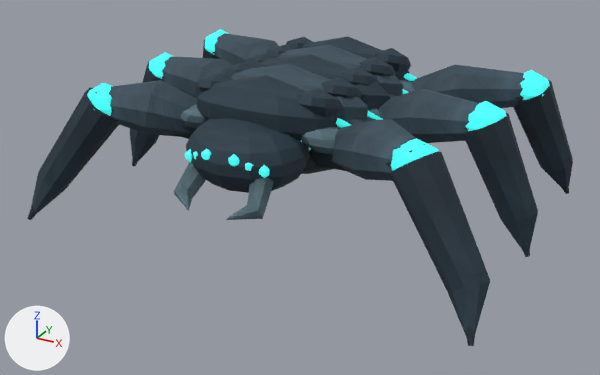
Before and after pictures for a commit that changed the glTF model art/models/crawler_static.glb.
One viewpoint serves both versions: a 50 mm camera at (1.52, -2.86, 1.51) aimed at (0.03, -0.14, 0.15). Every picture has the same lights, and +X, +Y and +Z are marked at lower left. The older version comes first. Where no turn or scale is listed for an object, it has been applied to the vertices. Vertices at exactly the same position are counted once.

Names of what the first picture shows: 'CarapacePlates', 'HeadPivotPlates', 'Hip_L0Plates', 'Hip_L1Plates', 'Hip_L2Plates', 'Hip_R0Plates', 'Hip_R1Plates', 'Hip_R2Plates'.
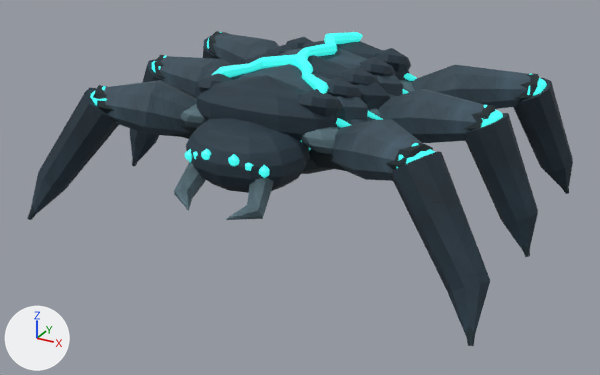
Pixel boxes (x1, y1, x2, y2) of what changed, in the pictures (600 x 375 px; the box of a moved part takes in the faces that stretch with it):
'CarapacePlates', reshaped: before (181, 37, 417, 174); after (181, 32, 417, 174)
'Hip_L1Plates', reshaped: before (130, 52, 233, 166); after (130, 55, 231, 166)
'Hip_L0Plates', reshaped: before (203, 29, 279, 65); after (203, 31, 279, 65)
part 1 of me_carapace_armor, added (cyan): after (212, 54, 329, 94)
part 2 of me_carapace_armor, added (cyan): after (297, 32, 363, 59)
part 3 of me_hip_l0_armor, moved or reshaped: before (205, 29, 229, 54); after (207, 32, 222, 49)
part 4 of me_hip_l1_armor, moved or reshaped: before (149, 52, 174, 79); after (152, 55, 166, 72)
part 5 of me_hip_l2_armor, moved or reshaped: before (87, 83, 113, 116); after (90, 86, 107, 106)
part 6 of me_hip_r0_armor, moved or reshaped: before (520, 70, 550, 100); after (527, 73, 547, 96)
part 7 of me_hip_r1_armor, moved or reshaped: before (466, 101, 506, 131); after (481, 105, 503, 127)
part 8 of me_hip_r2_armor, moved or reshaped: before (391, 138, 439, 171); after (396, 143, 435, 168)

Diff of the bpy script that builds the scene:
```diff
--- a/art/models/crawler_static.glb.py
+++ b/art/models/crawler_static.glb.py
@@ me_carapace_armor @@
-me_carapace_armor.from_pydata(...)  # 2026 vertices, 3888 faces; spans x -0.369..0.373, y -0.525..0.544, z 0.2..0.666
+me_carapace_armor.from_pydata(...)  # 2137 vertices, 4100 faces; spans x -0.369..0.373, y -0.525..0.544, z 0.2..0.701
+# me_carapace_armor part 1: a new loose piece of 69 vertices spanning x -0.252..0.252, y -0.397..-0.109, z 0.605..0.698, in mat_luminous_seam (cyan #35d8d0, glowing cyan #31c9c2)
+# me_carapace_armor part 2: a new loose piece of 42 vertices spanning x -0.053..0.072, y -0.137..0.482, z 0.635..0.701, in mat_luminous_seam (cyan #35d8d0, glowing cyan #31c9c2)
 me_carapace_armor.materials.append(mat_painted_mineral_armor)
@@ me_hip_l0_armor @@
 me_hip_l0_armor.from_pydata(...)  # 134 vertices, 252 faces; spans x -0.728..0.027, y -0.078..0.348, z -0.412..0.169
+# me_hip_l0_armor part 3: the loose piece of 45 vertices spanning x -0.615..-0.44, y 0.094..0.266, z -0.003..0.163 is scaled about its middle by (0.867, 0.839, 0.831)
 me_hip_l0_armor.materials.append(mat_painted_mineral_armor)
@@ me_hip_l1_armor @@
 me_hip_l1_armor.from_pydata(...)  # 134 vertices, 252 faces; spans x -0.726..0.014, y -0.124..0.124, z -0.411..0.169
+# me_hip_l1_armor part 4: the loose piece of 45 vertices spanning x -0.578..-0.403, y -0.086..0.086, z -0.003..0.163 is scaled about its middle by (0.867, 0.839, 0.831)
 me_hip_l1_armor.materials.append(mat_painted_mineral_armor)
@@ me_hip_l2_armor @@
 me_hip_l2_armor.from_pydata(...)  # 134 vertices, 252 faces; spans x -0.723..0.033, y -0.387..0.075, z -0.413..0.168
+# me_hip_l2_armor part 5: the loose piece of 45 vertices spanning x -0.501..-0.327, y -0.266..-0.094, z -0.003..0.163 is scaled about its middle by (0.867, 0.839, 0.831)
 me_hip_l2_armor.materials.append(mat_painted_mineral_armor)
@@ me_hip_r0_armor @@
 me_hip_r0_armor.from_pydata(...)  # 134 vertices, 252 faces; spans x -0.027..0.728, y -0.078..0.348, z -0.412..0.169
+# me_hip_r0_armor part 6: the loose piece of 45 vertices spanning x 0.445..0.62, y 0.094..0.266, z -0.003..0.163 is scaled about its middle by (0.867, 0.839, 0.831)
 me_hip_r0_armor.materials.append(mat_painted_mineral_armor)
@@ me_hip_r1_armor @@
 me_hip_r1_armor.from_pydata(...)  # 134 vertices, 252 faces; spans x -0.014..0.726, y -0.124..0.124, z -0.411..0.169
+# me_hip_r1_armor part 7: the loose piece of 45 vertices spanning x 0.409..0.583, y -0.086..0.086, z -0.003..0.163 is scaled about its middle by (0.867, 0.839, 0.831)
 me_hip_r1_armor.materials.append(mat_painted_mineral_armor)
@@ me_hip_r2_armor @@
 me_hip_r2_armor.from_pydata(...)  # 134 vertices, 252 faces; spans x -0.033..0.723, y -0.387..0.075, z -0.413..0.168
+# me_hip_r2_armor part 8: the loose piece of 45 vertices spanning x 0.332..0.507, y -0.266..-0.094, z -0.003..0.163 is scaled about its middle by (0.867, 0.839, 0.831)
 me_hip_r2_armor.materials.append(mat_painted_mineral_armor)
```
